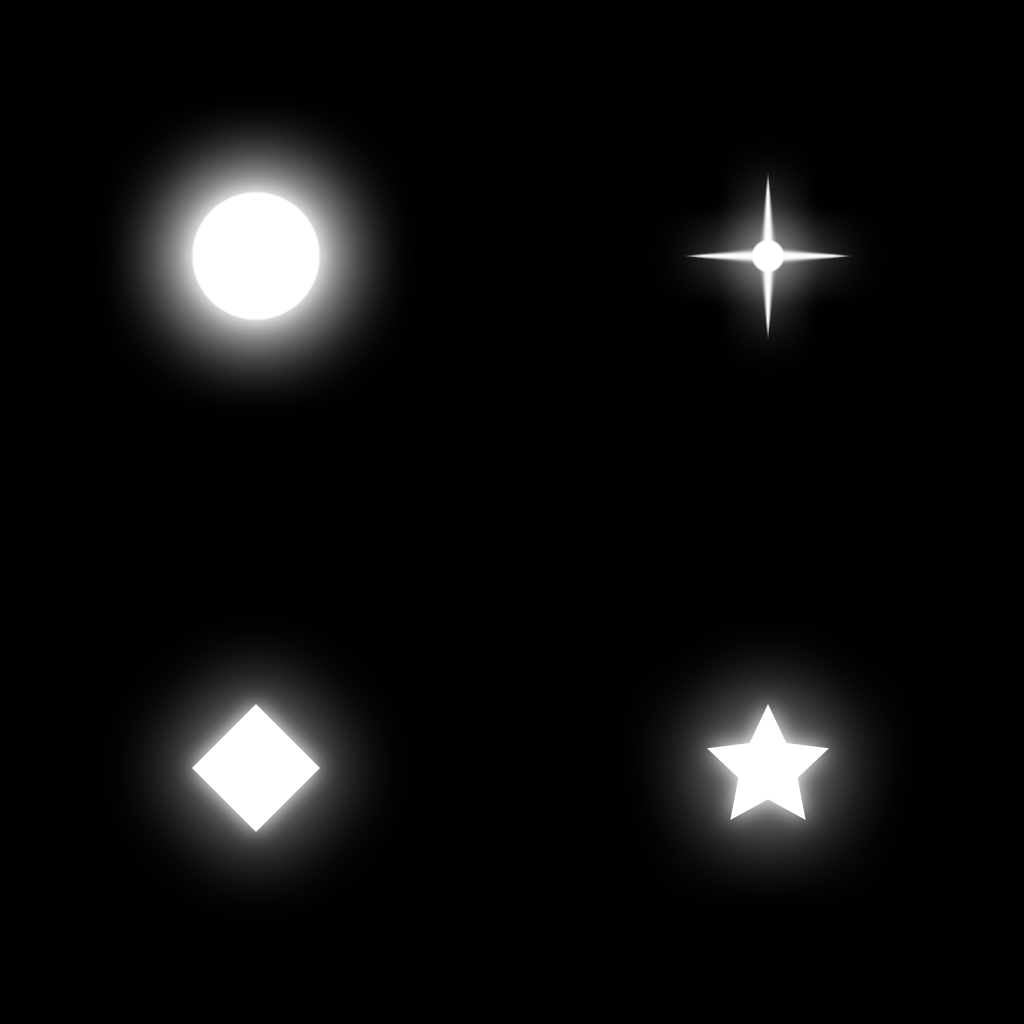
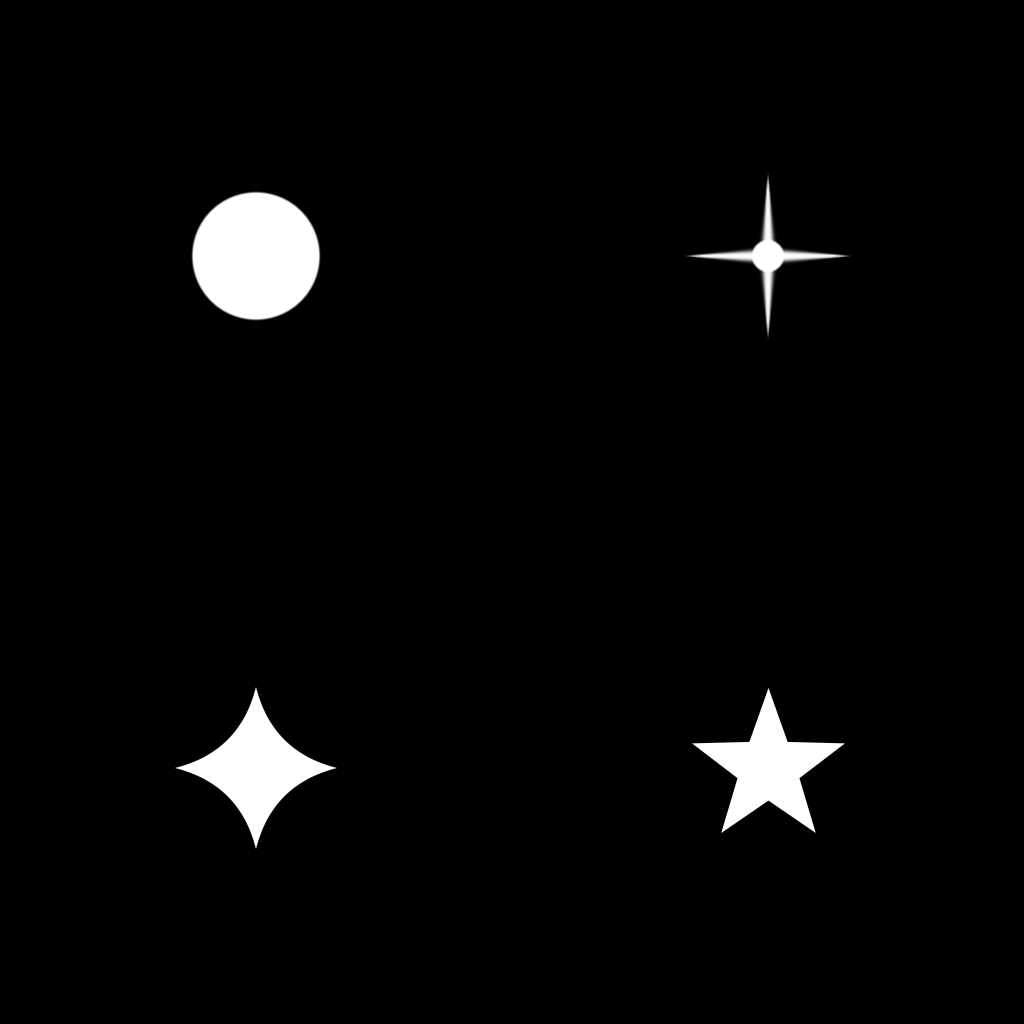
Revision of a layered 1024×1024 image; what changed, layer by layer:
painted on "4-main", unmasked it over left=692, top=688, right=845, bottom=833
hid "4-glow", painted on it over left=673, top=669, right=864, bottom=854
painted on "3-main" over left=175, top=687, right=337, bottom=849
hid "3-glow", painted on it over left=157, top=669, right=355, bottom=867
hid "1-glow" over left=166, top=166, right=346, bottom=346
